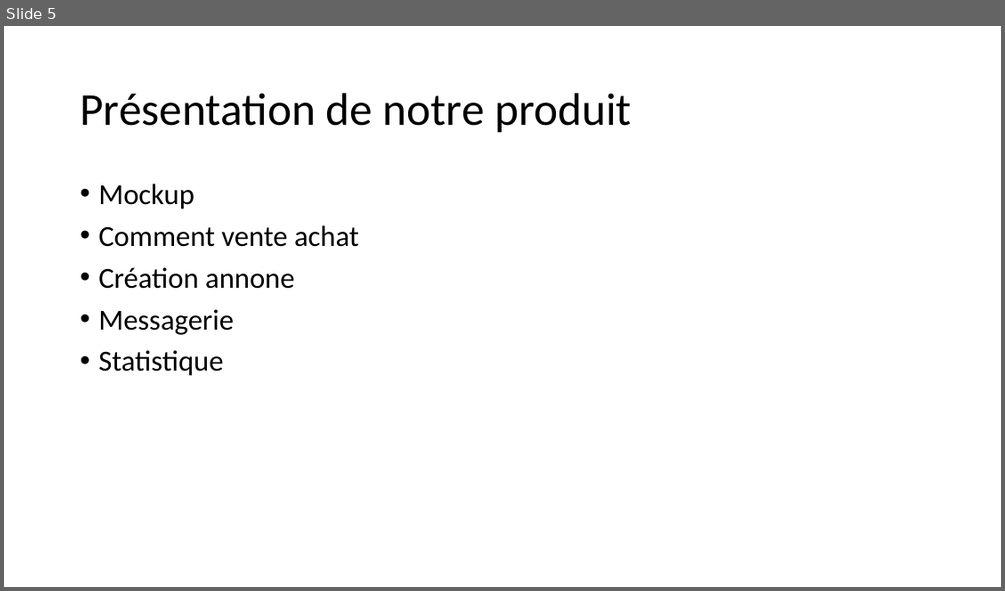
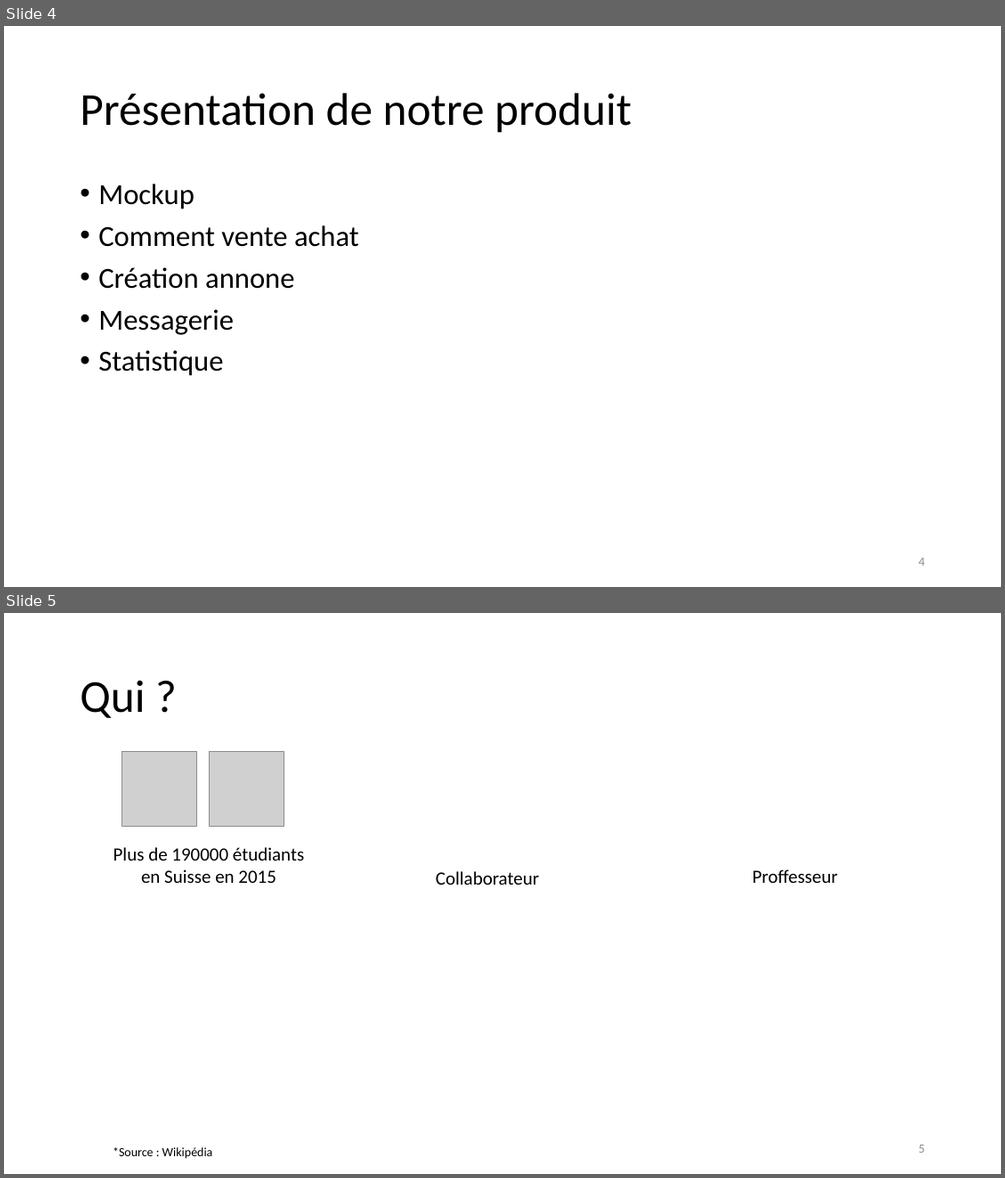
Before and after one commit to unige-pinfo-2019/PInfo1, a slide deck: Docs/UNIbay_DeskPitch.pptx. Shown one above the other, each under a label of ours: slide 5 before the commit, slides 4 and 5 after it. The pictures are 1005x591 and 1005x1178 pixels, drawn with LibreOffice and Linux fonts; fonts in the diff are those of the drawing; grey boxes stand for pictures. Boxes give left, top, right and bottom in pixels: in the first picture for what was removed or moved away, otherwise in the second. Text is boxed around its words. In the diff, an @@ line names an element or a change of style, - is before the commit and + after.

```diff
--- a/Docs/UNIbay_DeskPitch.pptx
+++ b/Docs/UNIbay_DeskPitch.pptx
@@ slide 5 added at [4, 613, 1001, 1174], background #FFFFFF @@
@@ title added at [80, 680, 145, 718], 44 pt, text #000000 @@
+Qui ?
@@ picture added at [122, 751, 197, 826] @@
@@ picture added at [209, 751, 283, 826] @@
@@ text added at [113, 847, 304, 883], 18 pt, text #000000 @@
+Plus de 190000 étudiants en Suisse en 2015
@@ text added at [436, 871, 539, 884], 18 pt, text #000000 @@
+Collaborateur
@@ text added at [752, 869, 838, 883], 18 pt, text #000000 @@
+Proffesseur
@@ page number added at [918, 1144, 924, 1152], 12 pt, text #8C8C8C @@
+5
@@ text added at [113, 1147, 213, 1159], 12 pt, text #000000 @@
+*Source : Wikipédia
@@ what was slide 5 is now slide 4 @@
@@ slide 4 changed as well @@
@@ page number added at [918, 557, 924, 565], 12 pt, text #8C8C8C @@
+4
```
Also in this commit, not shown: 9 other slides changed, 3 other slides added, 5 slides removed.
